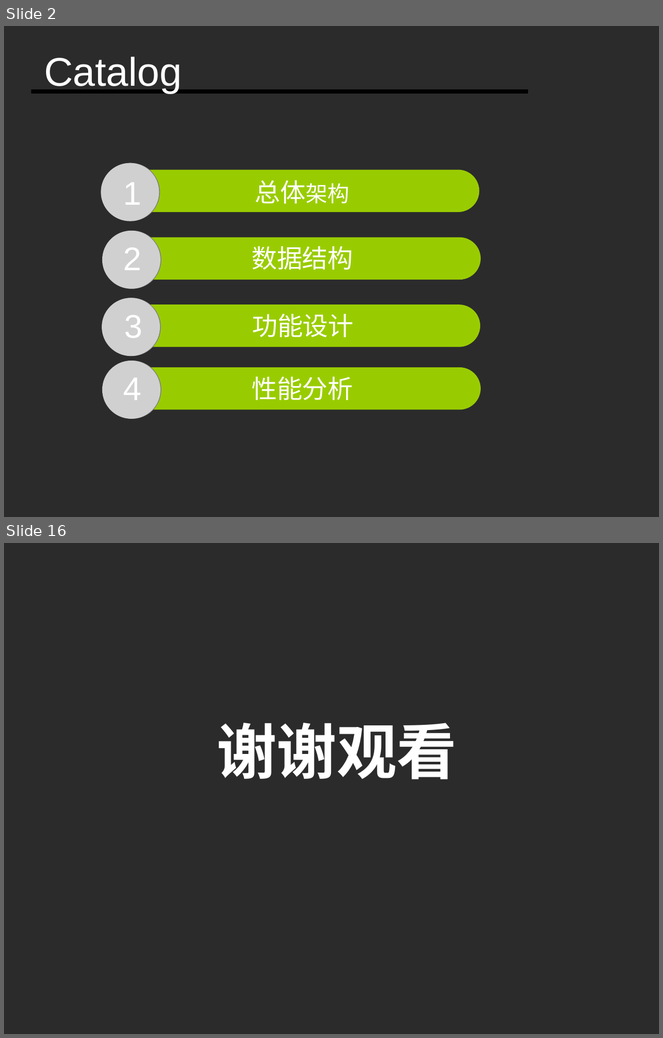
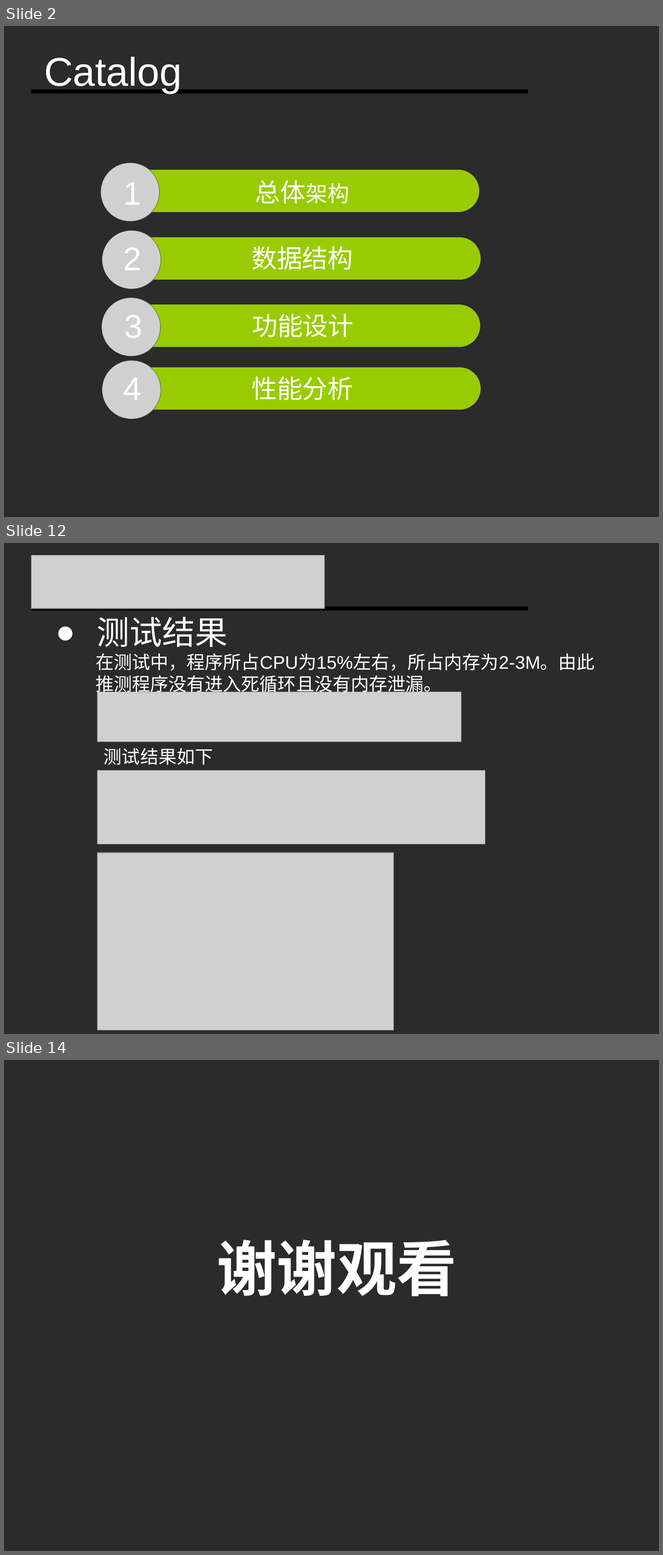
Before and after one commit to Ivanyinfan/Database-2017.7.22, a slide deck: Document/模拟数据库.ppt. Shown one above the other, each under a label of ours: slides 2 and 16 before the commit, slides 2, 12 and 14 after it; the slides between them are not shown. The pictures are 663x1038 and 663x1555 pixels, drawn with LibreOffice and Linux fonts; fonts in the diff are those of the drawing; grey boxes stand for pictures; background and template pictures are left out; a plain dark background stands for a picture behind light text. Boxes give left, top, right and bottom in pixels: in the first picture for what was removed or moved away, otherwise in the second. Text is boxed around its words. In the diff, an @@ line names an element or a change of style, - is before the commit and + after.

```diff
--- a/Document/模拟数据库.ppt
+++ b/Document/模拟数据库.ppt
@@ slide 12 added at (x1=4, y1=543, x2=659, y2=1034), background picture (left out) @@
@@ picture added at (x1=32, y1=555, x2=325, y2=609) @@
@@ line added from (32, 609) to (528, 609), #000000 4.51 pt @@
@@ text added at (x1=97, y1=617, x2=228, y2=647), 36 pt, text #FFFFFF @@
+● 测试结果
@@ text added at (x1=96, y1=653, x2=595, y2=695), 20 pt, text #FFFFFF @@
+在测试中，程序所占CPU为15%左右，所占内存为2-3M。由此推测程序没有进入死循环且没有内存泄漏。
@@ picture added at (x1=98, y1=692, x2=462, y2=742) @@
@@ text added at (x1=104, y1=748, x2=213, y2=765), 20 pt, text #FFFFFF @@
+测试结果如下
@@ picture added at (x1=98, y1=770, x2=486, y2=844) @@
@@ picture added at (x1=98, y1=853, x2=394, y2=1030) @@
@@ what was slide 16 is now slide 14 @@
```
Also in this commit, not shown: 5 slides changed, 5 other slides added, 8 slides removed, 2 other files.
